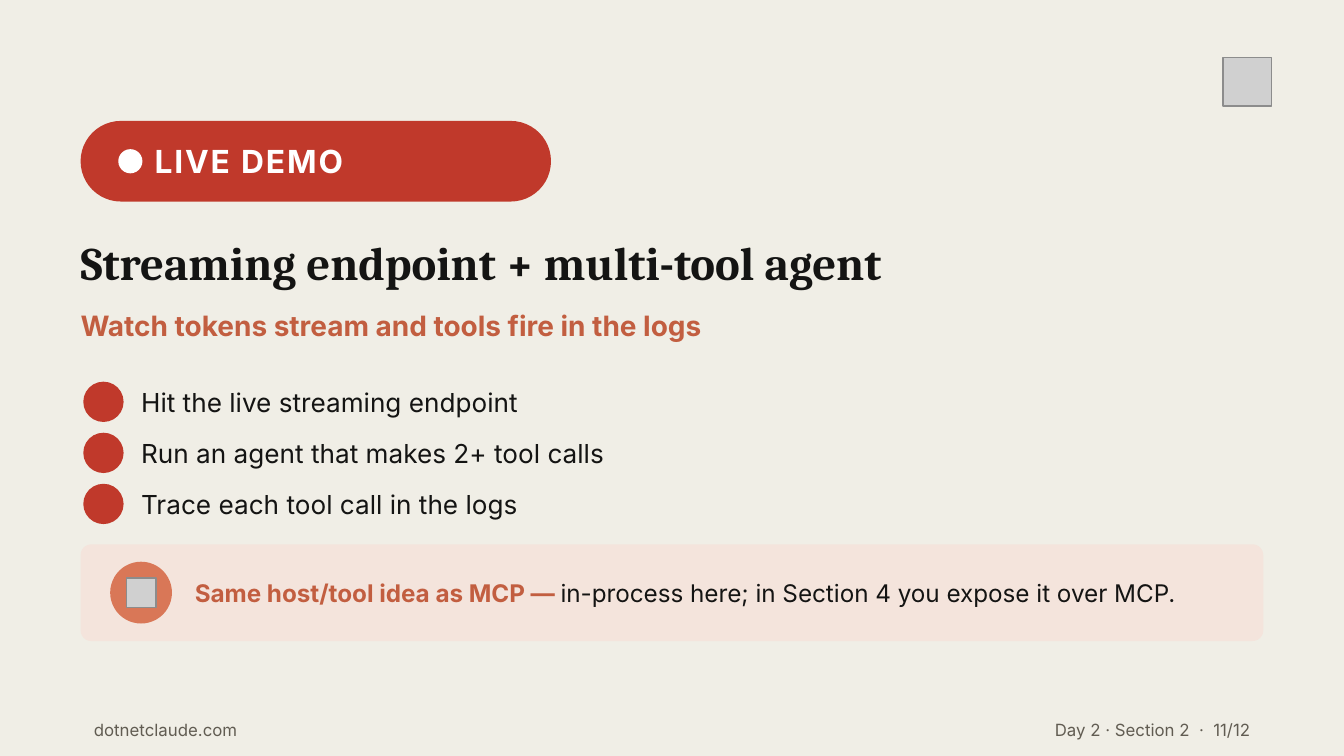
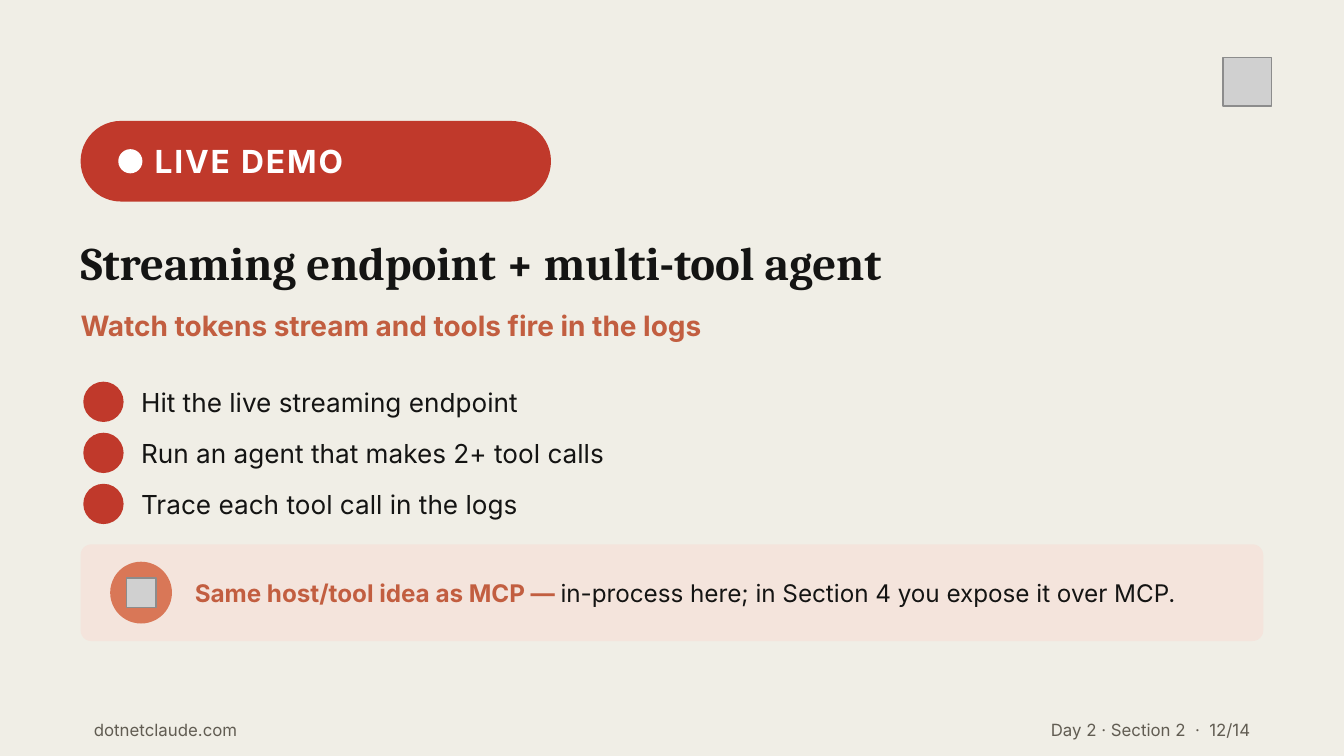
Before and after one commit to cwoodruff/dotnet-claude-workshop-content, a slide deck: slide 12 of decks/Day 2/Day2-Section2-Streaming-Tools-Thinking.pptx (slide 11 before the commit). Drawn at 1344x756 pixels with LibreOffice and Linux fonts; fonts in the diff are those of the drawing; grey boxes stand for pictures; background and template pictures are left out. Boxes give left, top, right and bottom in pixels: in the first picture for what was removed or moved away, otherwise in the second. Text is boxed around its words. In the diff, an @@ line names an element or a change of style, - is before the commit and + after.

```diff
--- a/decks/Day 2/Day2-Section2-Streaming-Tools-Thinking.pptx
+++ b/decks/Day 2/Day2-Section2-Streaming-Tools-Thinking.pptx
@@ text at (1051, 723, 1250, 740): text changed @@
-Day 2 · Section 2 · 11/12
+Day 2 · Section 2 · 12/14
```
Also in this commit, not shown: 10 other slides changed, 2 slides added, 45 other files.
